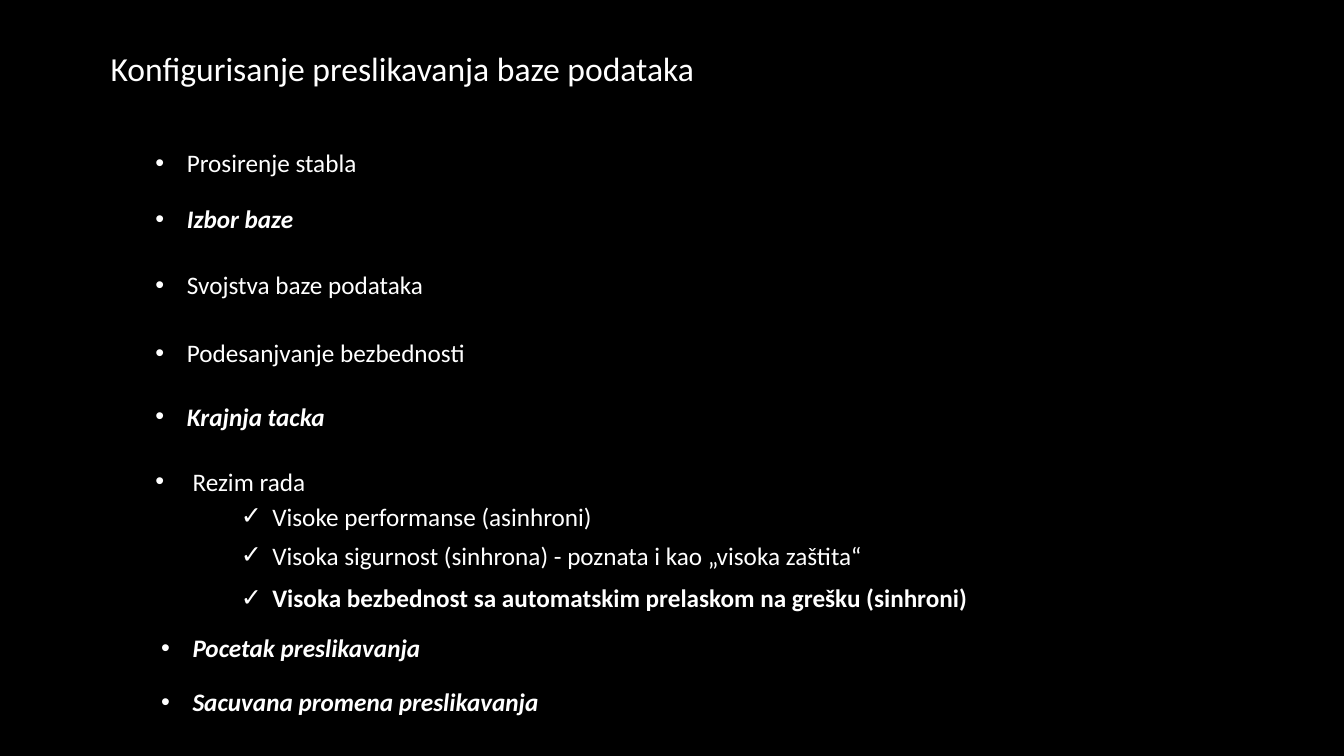
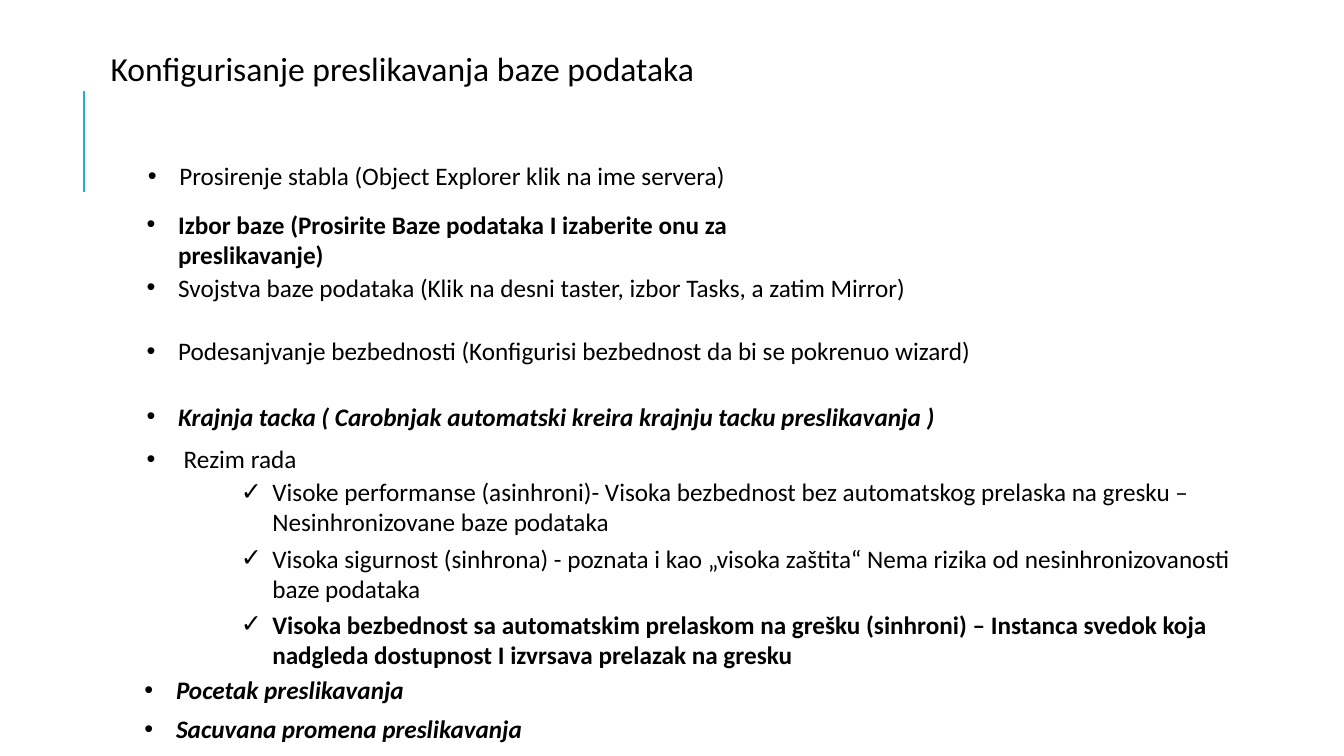
Before and after one commit to Teaa22/Baze, a slide deck: slide 6 of Seminarski 3.pptx. Drawn at 1344x756 pixels with LibreOffice and Linux fonts; fonts in the diff are those of the drawing; background and template pictures are left out. Boxes give left, top, right and bottom in pixels: in the first picture for what was removed or moved away, otherwise in the second. Text is boxed around its words. In the diff, an @@ line names an element or a change of style, - is before the commit and + after.

```diff
--- a/Seminarski 3.pptx
+++ b/Seminarski 3.pptx
@@ background picture (left out) to #FFFFFF @@
@@ line added from (84, 192) to (84, 91), #1CADE4 1.5 pt @@
@@ text at bbox=[179, 166, 724, 190]: text changed; text colour #FFFFFF to #000000 @@
-• Prosirenje stabla
+• Prosirenje stabla (Object Explorer klik na ime servera)
@@ text at bbox=[178, 215, 727, 238]: text changed; text colour #FFFFFF to #000000; italic off @@
-• Izbor baze
+• Izbor baze (Prosirite Baze podataka I izaberite onu za preslikavanje)
@@ text at bbox=[178, 278, 905, 302]: text changed; text colour #FFFFFF to #000000 @@
-• Svojstva baze podataka
+• Svojstva baze podataka (Klik na desni taster, izbor Tasks, a zatim Mirror)
@@ text at bbox=[178, 341, 970, 365]: text changed; text colour #FFFFFF to #000000 @@
-• Podesanjvanje bezbednosti
+• Podesanjvanje bezbednosti (Konfigurisi bezbednost da bi se pokrenuo wizard)
@@ text at bbox=[178, 408, 921, 431]: text changed; text colour #FFFFFF to #000000 @@
-• Krajnja tacka
+• Krajnja tacka ( Carobnjak automatski kreira krajnju tacku preslikavanja )
@@ text "Rezim rada": place and size @@
-text "Rezim rada" at bbox=[193, 473, 306, 492]
+text "Rezim rada" at bbox=[184, 450, 297, 469]
@@ text at bbox=[272, 482, 1170, 535]: text changed; text colour #FFFFFF to #000000 @@
-✓ Visoke performanse (asinhroni)
+✓ Visoke performanse (asinhroni)- Visoka bezbednost bez automatskog prelaska na gresku – Nesinhronizovane baze podataka
@@ text at bbox=[272, 550, 1229, 602]: text changed; text colour #FFFFFF to #000000 @@
-✓ Visoka sigurnost (sinhrona) - poznata i kao „visoka zaštita“
+✓ Visoka sigurnost (sinhrona) - poznata i kao „visoka zaštita“ Nema rizika od nesinhronizovanosti baze podataka
@@ text at bbox=[272, 615, 1207, 669]: text changed; text colour #FFFFFF to #000000 @@
-✓ Visoka bezbednost sa automatskim prelaskom na grešku (sinhroni)
+✓ Visoka bezbednost sa automatskim prelaskom na grešku (sinhroni) – Instanca svedok koja nadgleda dostupnost I izvrsava prelazak na gresku
@@ text colour #FFFFFF to #000000 in 4 elements at bbox=[111, 57, 693, 87], bbox=[184, 450, 297, 469], bbox=[176, 720, 522, 743], bbox=[176, 681, 404, 704] @@
@@ text "Pocetak preslikavanja": place and size @@
-text "Pocetak preslikavanja" at bbox=[193, 639, 421, 662]
+text "Pocetak preslikavanja" at bbox=[176, 681, 404, 704]
@@ text "Sacuvana promena preslikavanja": place and size @@
-text "Sacuvana promena preslikavanja" at bbox=[193, 693, 539, 716]
+text "Sacuvana promena preslikavanja" at bbox=[176, 720, 522, 743]
```
Also in this commit, not shown: 10 other slides changed, 5 other files.
